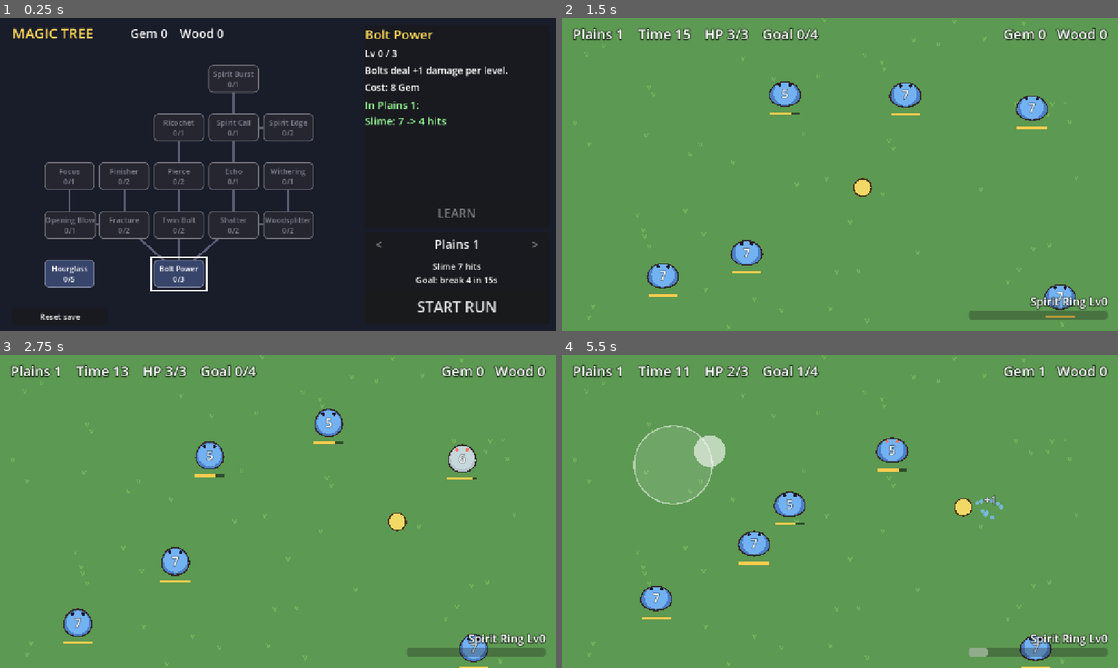
Above: before the commit, frames 1-4 (two rows, left to right).
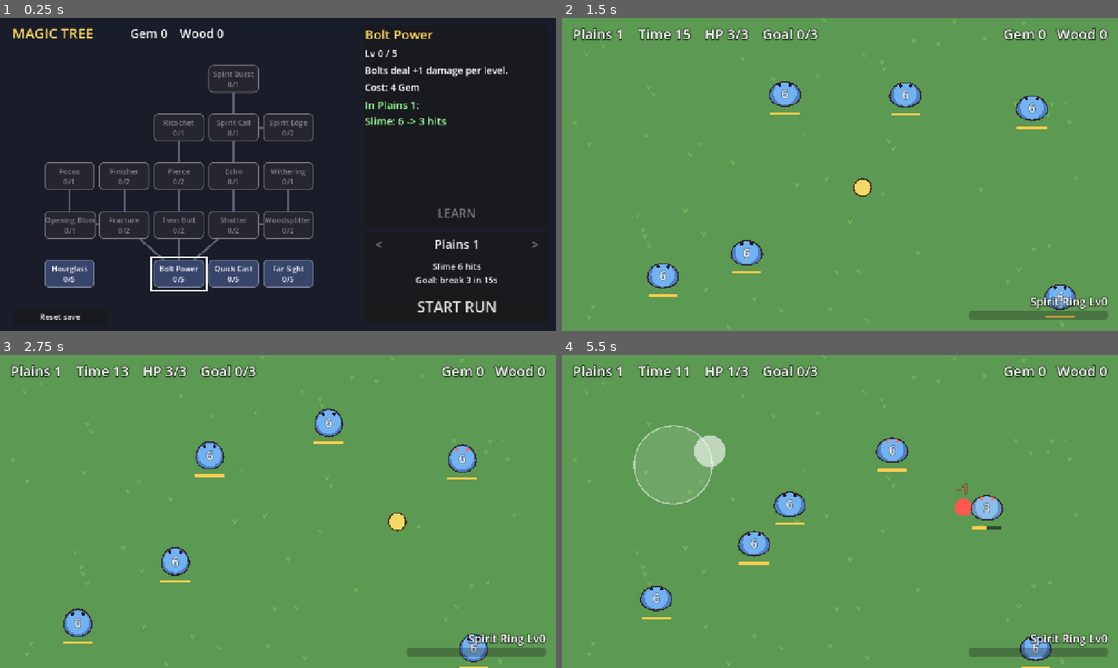
Above: after the commit, the same moments.

Repository: elefolo4565/fantasyIncremental
Game: Godot game, scene res://scenes/main/main.tscn
The game is run twice, just before and just after one commit, with the same random seed, the same clock (stepped at 60 frames per second) and the same inputs.
Inputs (mouse positions are in pixels of both pictures, inside the frame that each line leads up to):
- Up to frame 1 (0.25 s): no input
- Up to frame 2 (1.5 s): click "START RUN" at 0.5 s; move the mouse to (962, 158) at 1.27 s; hold Right (ui_right) from 1.28 s (still down); click (962, 158) at 1.42 s
- Up to frame 3 (2.75 s): release Right (ui_right) at 2 s; drag from (166, 527) to (350, 514) at 2.02 s
- Up to frame 4 (5.5 s): move the mouse to (895, 442) at 2.77 s; hold Right (ui_right) 2.78-3.5 s; drag from (812, 574) to (673, 464) at 3.52 s; move the mouse to (1006, 558) at 4.27 s; hold Left (ui_left) 4.28-5 s; drag from (673, 464) to (756, 433) at 5.02 s

The runs differ from the first frame. In frame 1, 1.7% of the frame differs, in the area x 32-85%, y 10-87%; in frame 2, 0.2%; in frame 3, 0.5%; in frame 4, 1.0%.

Commit message:
Start with a very weak bolt and add Quick Cast and Far Sight upgrades
- Base fire interval 1.2s, range 170px, damage 1; Bolt Power now has 5 levels
- Quick Cast speeds up casting and Far Sight extends auto-aim range
- Upgrade preview and pop text show time, cast interval and range changes
- Retune stage goals and costs for the slower start

Co-Authored-By: Claude Opus 5.5 (1M context) <noreply@anthropic.com>
Claude-Session: https://claude.ai/code/session_01DCGdW39avWMz4PaMBGrhsd

Diff:
--- a/data/balance.csv
+++ b/data/balance.csv
@@ -8,8 +8,8 @@
 slime_aggro_range,220,スライムがプレイヤーに気づいて寄ってくる距離（ピクセル）。湧くときもこれより離れた場所を選ぶ
 slime_chase_multiplier,1.3,プレイヤーに寄ってくるときの速さの倍率（stages.csv の slime_speed に掛ける）
 slime_touch_reach,22,スライムの縁からこの距離にプレイヤーの中心が入ったら当たり（ピクセル）
-fire_interval,0.45,魔法弾を自動で撃つ間隔（秒）
-fire_range,420,自動攻撃が狙える距離（ピクセル）
+fire_interval,1.2,強化なしで魔法弾を自動で撃つ間隔（秒）。魔導樹の Quick Cast で短くなる
+fire_range,170,強化なしで自動攻撃が狙える距離（ピクセル）。魔導樹の Far Sight で伸びる
 bolt_speed,720,魔法弾の飛ぶ速さ（ピクセル/秒）
 bolt_damage,1,強化なしの魔法弾1発で減らす耐久
 twin_spread,14,狙う相手が足りないとき、追加の魔法弾をずらす角度（度）
--- a/data/stages.csv
+++ b/data/stages.csv
@@ -1,7 +1,7 @@
 id,name,world,slime_count,slime_hp,slime_gem,slime_speed,oak_count,oak_hp,oak_wood,goal,memo
-plains_1,Plains 1,plains,6,7,1,55,0,0,0,4,平原1。スライム6匹・耐久7（強化なしで7発）・1匹で宝石1・移動速度55px/秒・4匹倒せばクリア
-plains_2,Plains 2,plains,7,10,2,65,0,0,0,12,平原2
-plains_3,Plains 3,plains,8,14,3,75,0,0,0,24,平原3（ここをクリアすると森へ）
-forest_1,Forest 1,forest,5,14,3,75,4,16,1,32,森1。木（oak）は動かないが叩かずにいると耐久が戻る
-forest_2,Forest 2,forest,5,18,4,85,5,22,2,42,森2
-forest_3,Forest 3,forest,6,22,5,95,6,28,2,55,森3（試作の最終ステージ）
+plains_1,Plains 1,plains,6,6,2,55,0,0,0,3,平原1。スライム6匹・耐久6（強化なしで6発）・1匹で宝石2・移動速度55px/秒・3匹倒せばクリア
+plains_2,Plains 2,plains,7,10,2,65,0,0,0,9,平原2
+plains_3,Plains 3,plains,8,14,3,75,0,0,0,14,平原3（ここをクリアすると森へ）
+forest_1,Forest 1,forest,5,14,3,75,4,16,1,22,森1。木（oak）は動かないが叩かずにいると耐久が戻る
+forest_2,Forest 2,forest,5,18,4,85,5,22,2,30,森2
+forest_3,Forest 3,forest,6,22,5,95,6,28,2,40,森3（試作の最終ステージ）
--- a/data/upgrades.csv
+++ b/data/upgrades.csv
@@ -1,5 +1,5 @@
 id,name,parent,max_level,value,cost_gem,cost_wood,col,row,desc,memo
-power,Bolt Power,,3,1,8|30|120,0|0|0,2,4,Bolts deal +{v} damage per level.,1段ごとに魔法弾のダメージが増える量。費用は段ごとに | で区切る
+power,Bolt Power,,5,1,4|12|30|70|130,0|0|0|0|0,2,4,Bolts deal +{v} damage per level.,1段ごとに魔法弾のダメージが増える量。費用は段ごとに | で区切る
 fracture,Fracture,power,2,1,15|45,0|0,1,3,Slimes and trees spawn with {v} less durability per level.,1段ごとにスライム・木の耐久が減る量（最低1）
 twin,Twin Bolt,power,2,1,20|70,0|0,2,3,Fire {v} more bolt per level at another target.,1段ごとに同時に撃つ魔法弾の追加本数
 shatter,Shatter,power,2,1,25|75,0|0,3,3,Broken objects deal {v} damage per level to neighbors.,1段ごとに壊れた物が周り（shatter_radius）に与えるダメージ
@@ -14,4 +14,6 @@
 ring_start,Spirit Call,echo,1,1,80,0,3,1,Start each run with the Spirit Ring at Lv {v}.,ラン開始時の精霊の輪のレベル
 ring_power,Spirit Edge,ring_start,2,1,30|60,0|60,4,1,Spirit Ring orbs deal +{v} damage per level.,1段ごとに精霊の輪の玉のダメージに足す量
 ring_burst,Spirit Burst,ring_start,1,2,80,80,3,0,When the Spirit Ring levels up every object takes {v} damage.,精霊の輪のレベルが上がったとき画面の全ての物に与えるダメージ
-hourglass,Hourglass,,5,9,3|15|35|70|120,0|0|0|0|0,0,4,Runs last {v} more seconds per level.,1段ごとにラン1回の活動時間が伸びる秒数（例外: 発数・挙動以外の強化）
+hourglass,Hourglass,,5,9,2|12|30|60|110,0|0|0|0|0,0,4,Runs last {v} more seconds per level.,1段ごとにラン1回の活動時間が伸びる秒数（例外: 時間・攻撃間隔・射程の強化）
+quick_cast,Quick Cast,,5,0.35,2|8|22|50|100,0|0|0|0|0,3,4,Cast bolts faster: +{v}x casts per second per level.,1段ごとに「1秒あたりの発数」が基本の何倍ぶん増えるか（間隔 = fire_interval ÷ (1 + 段×この値)）
+far_sight,Far Sight,,5,55,4|12|28|60|110,0|0|0|0|0,4,4,Auto-aim reaches {v} pixels farther per level.,1段ごとに自動攻撃の射程が伸びるピクセル数
--- a/scenes/bolt/bolt.gd
+++ b/scenes/bolt/bolt.gd
@@ -31,7 +31,7 @@
 	var step := Balance.get_float("bolt_speed") * delta
 	position += direction * step
 	_travelled += step
-	if _travelled > Balance.get_float("fire_range") * 1.5:
+	if _travelled > Stats.fire_range(Progress.levels) * 1.5:
 		queue_free()
 
 
@@ -62,7 +62,7 @@
 
 func _find_bounce_target() -> Breakable:
 	var best: Breakable = null
-	var best_distance := Balance.get_float("fire_range")
+	var best_distance := Stats.fire_range(Progress.levels)
 	for node in get_tree().get_nodes_in_group(Breakable.GROUP):
 		var candidate := node as Breakable
 		if candidate == null or _hit.has(candidate):
--- a/scenes/player/player.gd
+++ b/scenes/player/player.gd
@@ -61,7 +61,7 @@
 		var targets := _find_targets(bolt_count)
 		if not targets.is_empty():
 			_fire_volley(targets, bolt_count)
-			_fire_cooldown = Balance.get_float("fire_interval")
+			_fire_cooldown = Stats.fire_interval(Progress.levels)
 
 
 func _draw() -> void:
@@ -86,7 +86,7 @@
 ## 射程内の壊せる物を近い順に最大 count 個返す。
 func _find_targets(count: int) -> Array[Breakable]:
 	var in_range: Array[Breakable] = []
-	var fire_range := Balance.get_float("fire_range")
+	var fire_range := Stats.fire_range(Progress.levels)
 	for node in get_tree().get_nodes_in_group(Breakable.GROUP):
 		var candidate := node as Breakable
 		if candidate != null and global_position.distance_to(candidate.global_position) < fire_range:
--- a/scenes/run/run.gd
+++ b/scenes/run/run.gd
@@ -216,7 +216,7 @@
 
 func _fire_echo(at: Vector2) -> void:
 	var best: Breakable = null
-	var best_distance := Balance.get_float("fire_range")
+	var best_distance := Stats.fire_range(Progress.levels)
 	for node in get_tree().get_nodes_in_group(Breakable.GROUP):
 		var candidate := node as Breakable
 		if candidate == null:
--- a/scenes/upgrade_tree/upgrade_tree.gd
+++ b/scenes/upgrade_tree/upgrade_tree.gd
@@ -170,11 +170,21 @@
 			lines.append("%s: %d -> %d hits" % [target[1], before_hits, after_hits])
 	if not lines.is_empty():
 		lines.insert(0, "In %s:" % Progress.stages[Progress.selected_stage].name)
-	var time_before := roundi(Stats.run_time(now))
-	var time_after := roundi(Stats.run_time(after))
-	if time_before != time_after:
-		lines.append("Time: %ds -> %ds" % [time_before, time_after])
+	var stats_before := _stat_texts(now)
+	var stats_after := _stat_texts(after)
+	for label in stats_before:
+		if stats_before[label] != stats_after[label]:
+			lines.append("%s: %s -> %s" % [label, stats_before[label], stats_after[label]])
 	return lines
+
+
+## 発数以外で強化によって変わる数値（活動時間・攻撃間隔・射程）を表示用の文字にする。
+func _stat_texts(levels: Dictionary) -> Dictionary:
+	return {
+		"Time": "%ds" % roundi(Stats.run_time(levels)),
+		"Cast": "%.2fs" % Stats.fire_interval(levels),
+		"Range": "%d" % roundi(Stats.fire_range(levels)),
+	}
 
 
 ## 選んだステージに出る物の [種類, 表示名, 耐久] の一覧。
@@ -212,15 +222,16 @@
 	var before: Array[int] = []
 	for target in _stage_targets():
 		before.append(Stats.hits_to_break(target[0], target[2], Progress.levels))
-	var time_before := roundi(Stats.run_time(Progress.levels))
+	var stats_before := _stat_texts(Progress.levels)
 	if not Progress.buy(def):
 		Sfx.play(&"deny")
 		return
 	Sfx.play(&"buy")
 	var text := "LEARNED!"
-	var time_after := roundi(Stats.run_time(Progress.levels))
-	if time_after != time_before:
-		text = "TIME %ds -> %ds!" % [time_before, time_after]
+	var stats_after := _stat_texts(Progress.levels)
+	for label: String in stats_before:
+		if stats_before[label] != stats_after[label]:
+			text = "%s %s -> %s!" % [label.to_upper(), stats_before[label], stats_after[label]]
 	var targets := _stage_targets()
 	for i in targets.size():
 		var after := Stats.hits_to_break(targets[i][0], targets[i][2], Progress.levels)
--- a/scripts/combat/stats.gd
+++ b/scripts/combat/stats.gd
@@ -64,3 +64,13 @@
 ## ラン1回の活動時間（秒）。Hourglass で伸びる。
 static func run_time(levels: Dictionary) -> float:
 	return Balance.get_float("run_time") + effect(&"hourglass", levels)
+
+
+## 魔法弾を撃つ間隔（秒）。Quick Cast の段ごとに「1秒あたりの発数」が value 倍ずつ増える。
+static func fire_interval(levels: Dictionary) -> float:
+	return Balance.get_float("fire_interval") / (1.0 + effect(&"quick_cast", levels))
+
+
+## 自動攻撃が狙える距離（ピクセル）。Far Sight で伸びる。
+static func fire_range(levels: Dictionary) -> float:
+	return Balance.get_float("fire_range") + effect(&"far_sight", levels)
Not shown, changed: CLAUDE.md
Not shown, changed: README.md
